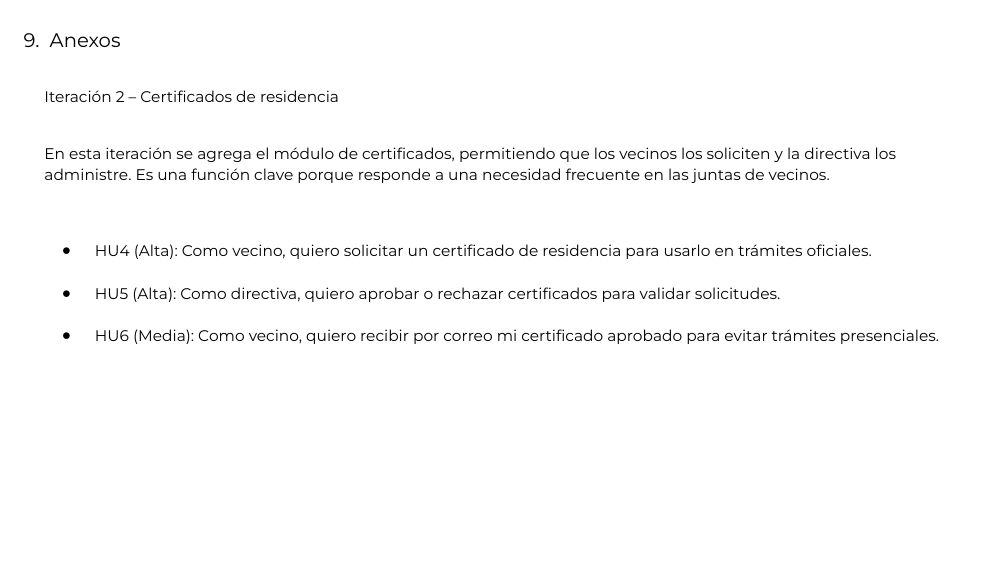
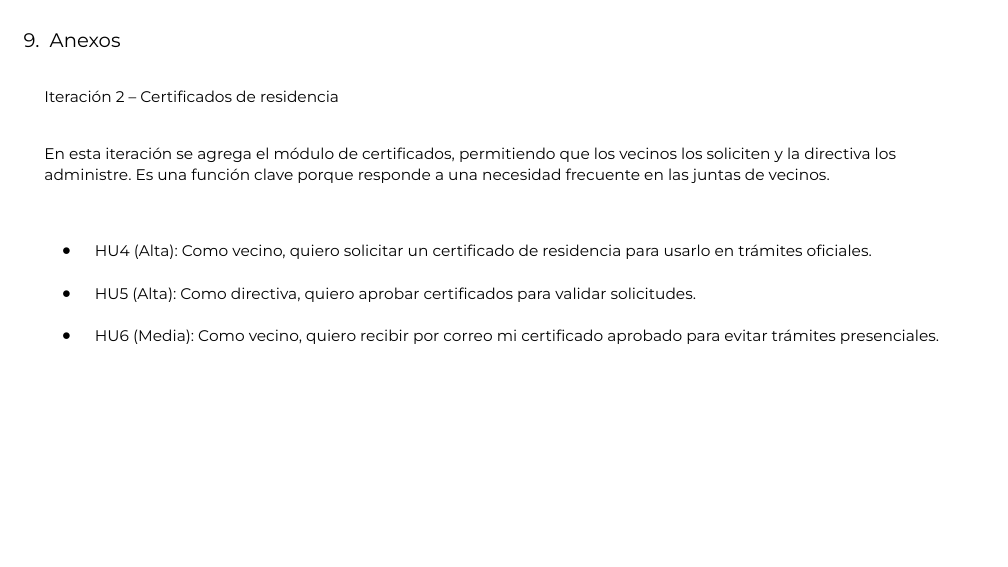
Before and after one commit to mauriciopinavalenzuela/CAPSTONE, a slide deck: slide 13 of DOCUMENTOS FASE1/evidencias grupales/Presentación_Proyecto.pptx. Drawn at 1008x567 pixels with LibreOffice and Linux fonts; fonts in the diff are those of the drawing. Boxes give left, top, right and bottom in pixels: in the first picture for what was removed or moved away, otherwise in the second. Text is boxed around its words. In the diff, an @@ line names an element or a change of style, - is before the commit and + after.

```diff
--- a/DOCUMENTOS FASE1/evidencias grupales/Presentación_Proyecto.pptx
+++ b/DOCUMENTOS FASE1/evidencias grupales/Presentación_Proyecto.pptx
@@ text at (95,287,696,302): text changed @@
-● HU5 (Alta): Como directiva, quiero aprobar o rechazar certificados para validar solicitudes.
+● HU5 (Alta): Como directiva, quiero aprobar certificados para validar solicitudes.
```
Also in this commit, not shown: 1 other slide changed.
